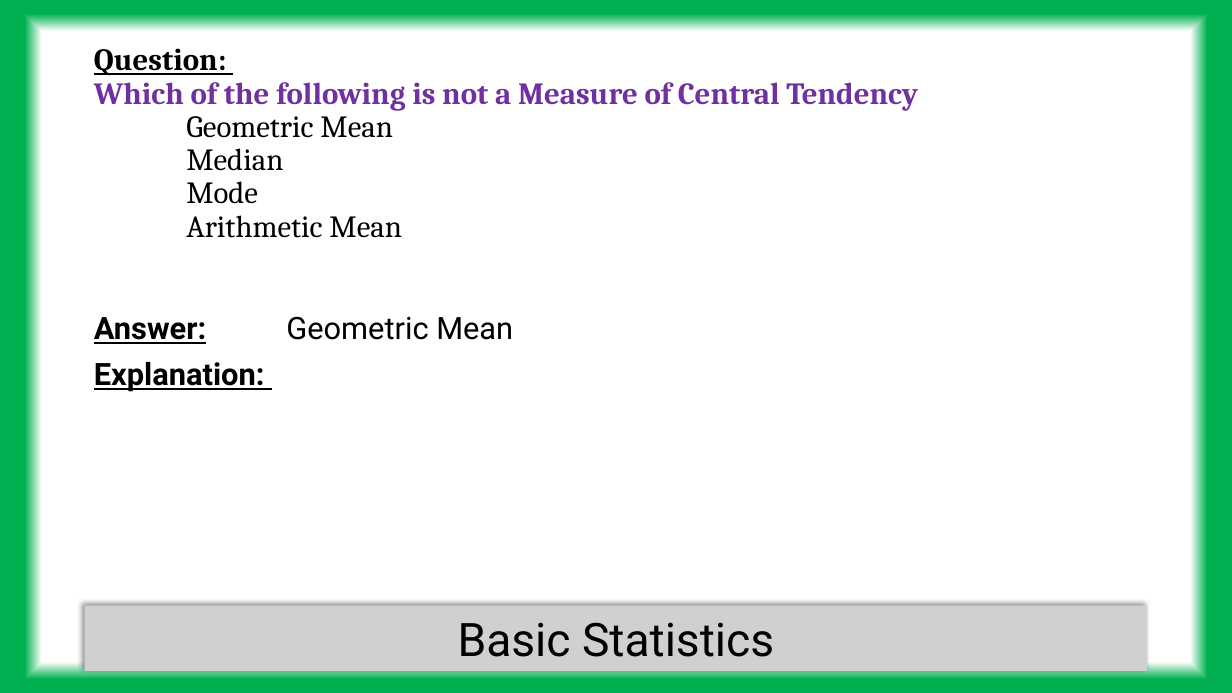
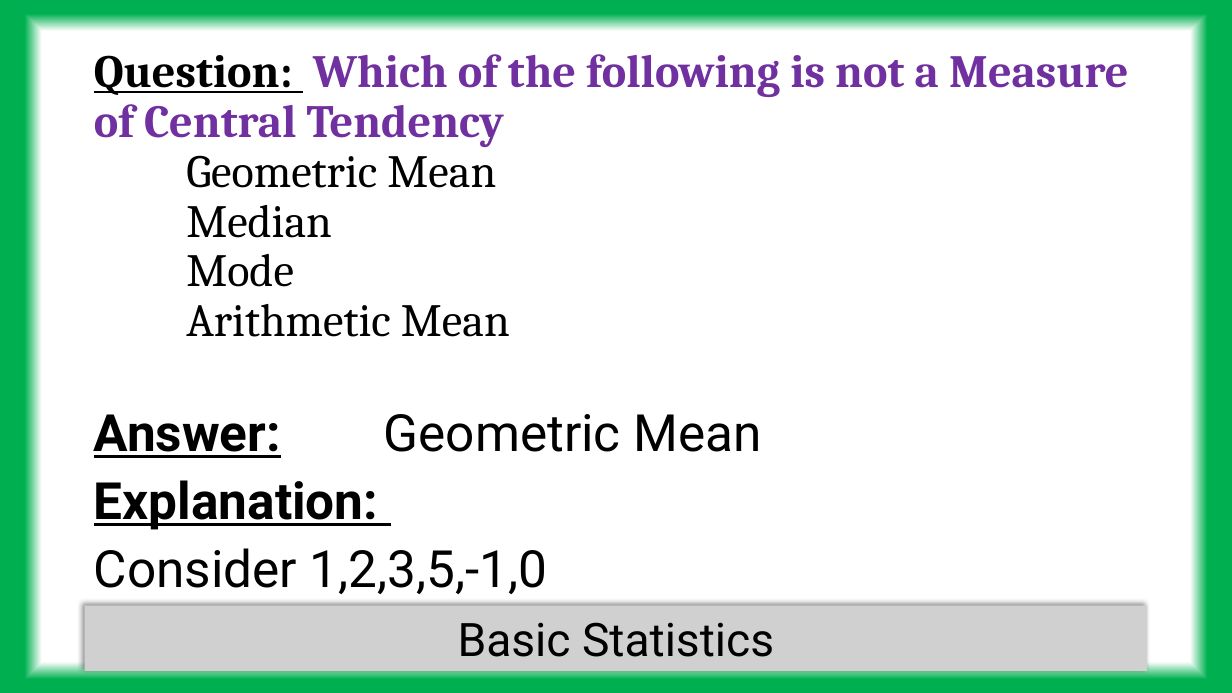
Before and after one commit to tanmoyie/Quality-Control, a slide deck: slide 16 of SSYB,SSGB Six Sigma Yellow Belt or Six Sigma Green Belt/SSGB questions and answers with explanation (SSYB as well).pptx. Drawn at 1232x693 pixels with LibreOffice and Linux fonts; fonts in the diff are those of the drawing; grey boxes stand for pictures. Boxes give left, top, right and bottom in pixels: in the first picture for what was removed or moved away, otherwise in the second. Text is boxed around its words. In the diff, an @@ line names an element or a change of style, - is before the commit and + after.

```diff
--- a/SSYB,SSGB Six Sigma Yellow Belt or Six Sigma Green Belt/SSGB questions and answers with explanation (SSYB as well).pptx
+++ b/SSYB,SSGB Six Sigma Yellow Belt or Six Sigma Green Belt/SSGB questions and answers with explanation (SSYB as well).pptx
@@ title "Question: Which of the following ..." at (x1=94, y1=54, x2=1129, y2=337): size 24 to 36 pt @@
@@ text "Answer: Geometric Mean" moved from (x1=94, y1=316, x2=513, y2=392) to (x1=94, y1=414, x2=761, y2=594) @@
@@ text at (x1=94, y1=414, x2=761, y2=530): size 24 to 40 pt in "Answer: Geometric Mean", "Explanation:" @@
@@ text at (x1=94, y1=548, x2=547, y2=594): paragraph added @@
+Consider 1,2,3,5,-1,0
```
Also in this commit, not shown: 8 other slides changed, 1 slide removed, 2 other files.
